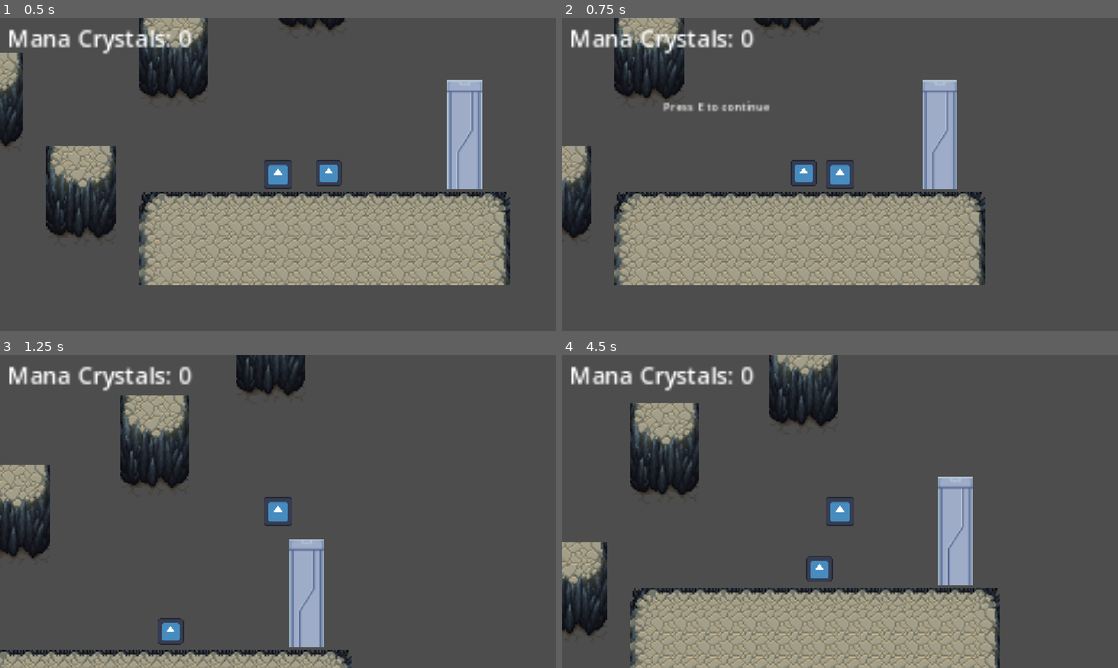
Above: before the commit, frames 1-4 (two rows, left to right).
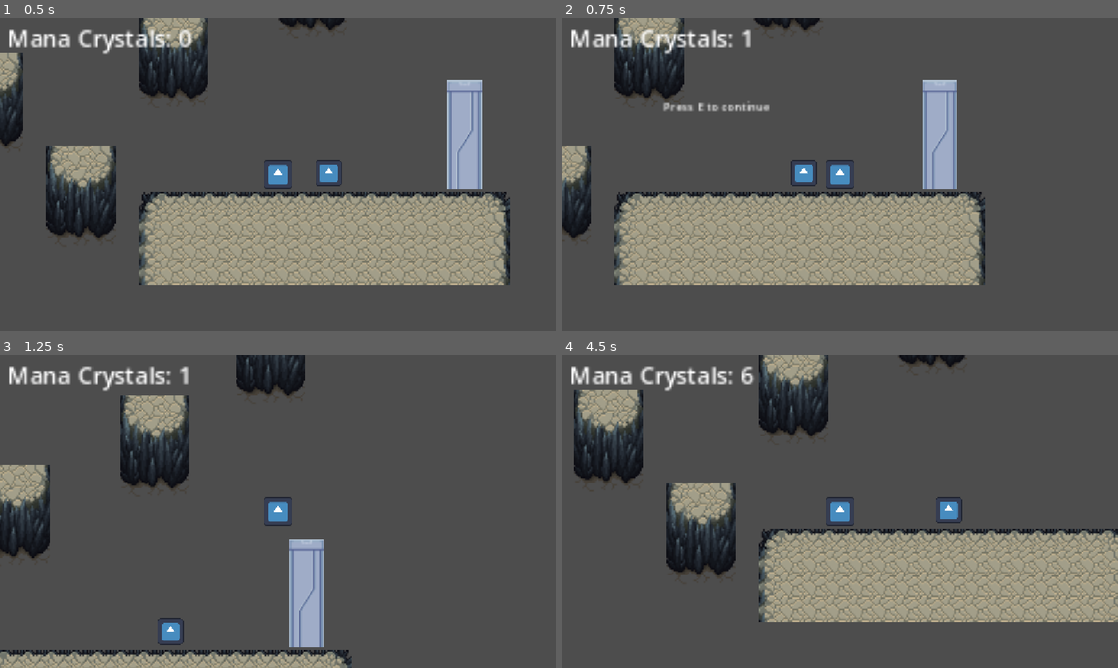
Above: after the commit, the same moments.

Repository: multii-RC/P3_Real_Puzzle
Game: Godot game, scene res://Scenes/world.tscn
The game is run twice, just before and just after one commit, with the same random seed, the same clock (stepped at 60 frames per second) and the same inputs. The engine's default icon, where the game draws it, is replaced by a stand-in: a white triangle on a blue panel in a dark square.
Inputs:
- Up to frame 1 (0.5 s): no input
- Up to frame 2 (0.75 s): hold Right (right) from 0.53 s (still down); tap E (Interact) at 0.6 s
- Up to frame 3 (1.25 s): keep holding Right (right); tap Up (jump) at 0.77 s
- Up to frame 4 (4.5 s): tap E (Interact) every 0.75 s from 1.35 to 4.35 s; tap Up (jump) at 1.52, 3.02, 3.77 s; release Right (right) at 2.03 s; hold Left (left) 2.03-2.78 s; hold Right (right) 2.78-4.28 s; hold Left (left) from 4.28 s (still down)

Frame 1 is identical in both runs. In frame 2, less than 0.1% of the frame differs, in the area x 32-35%, y 3-10%; in frame 3, less than 0.1%; in frame 4, 43%, in the area x 0-100%, y 0-100%.

Commit message:
Vase hint

Diff:
--- a/p-3-real-puzzle/Code/area_2d.gd
+++ b/p-3-real-puzzle/Code/area_2d.gd
@@ -2,9 +2,10 @@
 
 var isInteractable = false
 
+@onready var vaseLabel: Label = $Label
 # Called when the node enters the scene tree for the first time.
 func _ready() -> void:
-	pass # Replace with function body.
+	vaseLabel.visible = false
 
 
 # Called every frame. 'delta' is the elapsed time since the previous frame.
@@ -14,7 +15,7 @@
 
 func _on_body_entered(body: Node2D) -> void:
 	isInteractable = true
-
+	vaseLabel.visible = true
 
 func _input(event: InputEvent) -> void:
 	# Skip if not interactable or not visible
--- a/p-3-real-puzzle/Scenes/CrystalVase.tscn
+++ b/p-3-real-puzzle/Scenes/CrystalVase.tscn
@@ -1,6 +1,7 @@
 [gd_scene format=3 uid="uid://c6cufy50rpw58"]
 
 [ext_resource type="Script" uid="uid://kkl8fgl2ss08" path="res://Code/area_2d.gd" id="1_sqnkd"]
+[ext_resource type="Texture2D" uid="uid://bjgvr5edfsfa3" path="res://Rusty Crate.png" id="2_id7js"]
 
 [sub_resource type="CapsuleShape2D" id="CapsuleShape2D_nmvex"]
 
@@ -14,6 +15,14 @@
 shape = SubResource("CapsuleShape2D_nmvex")
 
 [node name="Sprite2D" type="Sprite2D" parent="Area2D" unique_id=819547502]
+texture = ExtResource("2_id7js")
+
+[node name="Label" type="Label" parent="Area2D" unique_id=409393725]
+offset_left = -86.0
+offset_top = -56.0
+offset_right = 97.0
+offset_bottom = -33.0
+text = "Try pressing \"E\" on this."
 
 [connection signal="body_entered" from="Area2D" to="Area2D" method="_on_body_entered"]
 [connection signal="body_exited" from="Area2D" to="Area2D" method="_on_body_exited"]
--- a/p-3-real-puzzle/Scenes/world.tscn
+++ b/p-3-real-puzzle/Scenes/world.tscn
@@ -9,6 +9,7 @@
 [ext_resource type="Texture2D" uid="uid://bmj5v28f28oqh" path="res://door.png" id="6_5v1tr"]
 [ext_resource type="PackedScene" uid="uid://cdva7gb5nyn8k" path="res://Scenes/dialog.tscn" id="7_o06y3"]
 [ext_resource type="Script" uid="uid://b017c82frwa41" path="res://Code/reset.gd" id="8_k7acu"]
+[ext_resource type="PackedScene" uid="uid://c6cufy50rpw58" path="res://Scenes/CrystalVase.tscn" id="10_0fj1v"]
 
 [sub_resource type="RectangleShape2D" id="RectangleShape2D_nmvex"]
 size = Vector2(18, 20)
@@ -1311,6 +1312,9 @@
 offset_right = 39.999992
 offset_bottom = 40.00003
 
+[node name="CrystalVase" parent="." unique_id=100340872 instance=ExtResource("10_0fj1v")]
+position = Vector2(-226, -126)
+
 [connection signal="body_entered" from="TriggerZone" to="TriggerZone" method="_on_body_entered"]
 [connection signal="body_exited" from="TriggerZone" to="TriggerZone" method="_on_body_exited"]
 [connection signal="body_entered" from="BlueKey" to="BlueKey" method="_on_body_entered"]
Binary file added: p-3-real-puzzle/Rusty Crate.png
Not shown, added: p-3-real-puzzle/Rusty Crate.png.import
Binary file added: p-3-real-puzzle/Scenes/Rusty Crate.png
Not shown, added: p-3-real-puzzle/Scenes/Rusty Crate.png.import
